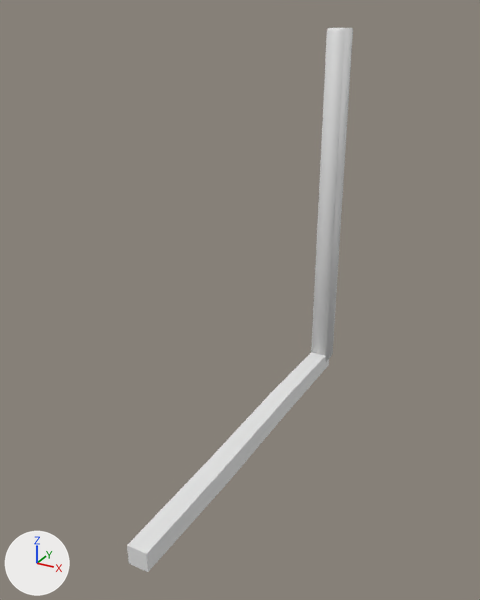
Before and after pictures for a commit that changed the FBX model Assets/Stylized_Egypt/Meshes/building/SM_building_border_06.fbx.
The view is the same before and after, from a 50 mm lens placed at (2.78, -7.28, 4.2), pointed at (-0.06, -2.13, 1.62). Every picture has the same lights, and +X, +Y and +Z are marked at lower left. Where no turn or scale is listed for an object, it has been applied to the vertices.

The first picture shows 'SM_building_border_06', 'SM_building_border_06_ConvexHulls'.
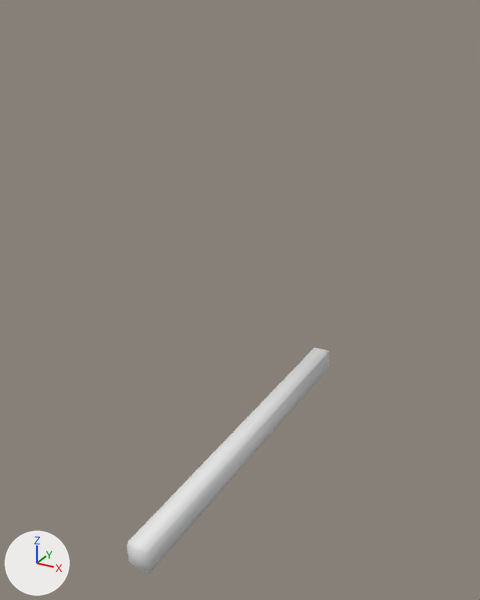
Location of each change, (x1, y1, x2, y2) in pixels of the pictures (480 x 600 px):
'SM_building_border_06_ConvexHulls', moved, rescaled (372% wider, 32% shorter): before (311, 28, 353, 362); after (127, 347, 329, 573)
'SM_building_border_06', unchanged, covered by the edit: before (127, 352, 329, 572)

The edits, one by one:
In object 'SM_building_border_06_ConvexHulls' (ob_sm_building_border_06_convexhulls), parent is now set to ob_sm_building_border_565.
Object 'SM_building_border_06_ConvexHulls' (ob_sm_building_border_06_convexhulls) is rescaled from (0.01, 0.01, 0.01) to (1.0, 1.0, 1.0).
Object 'SM_building_border_565' (ob_sm_building_border_565) is new.
Its location is (0.0, 0.0, 0.0).
Its rotation in degrees is (90, 0, 0).
Its scale is (0.01, 0.01, 0.01).
